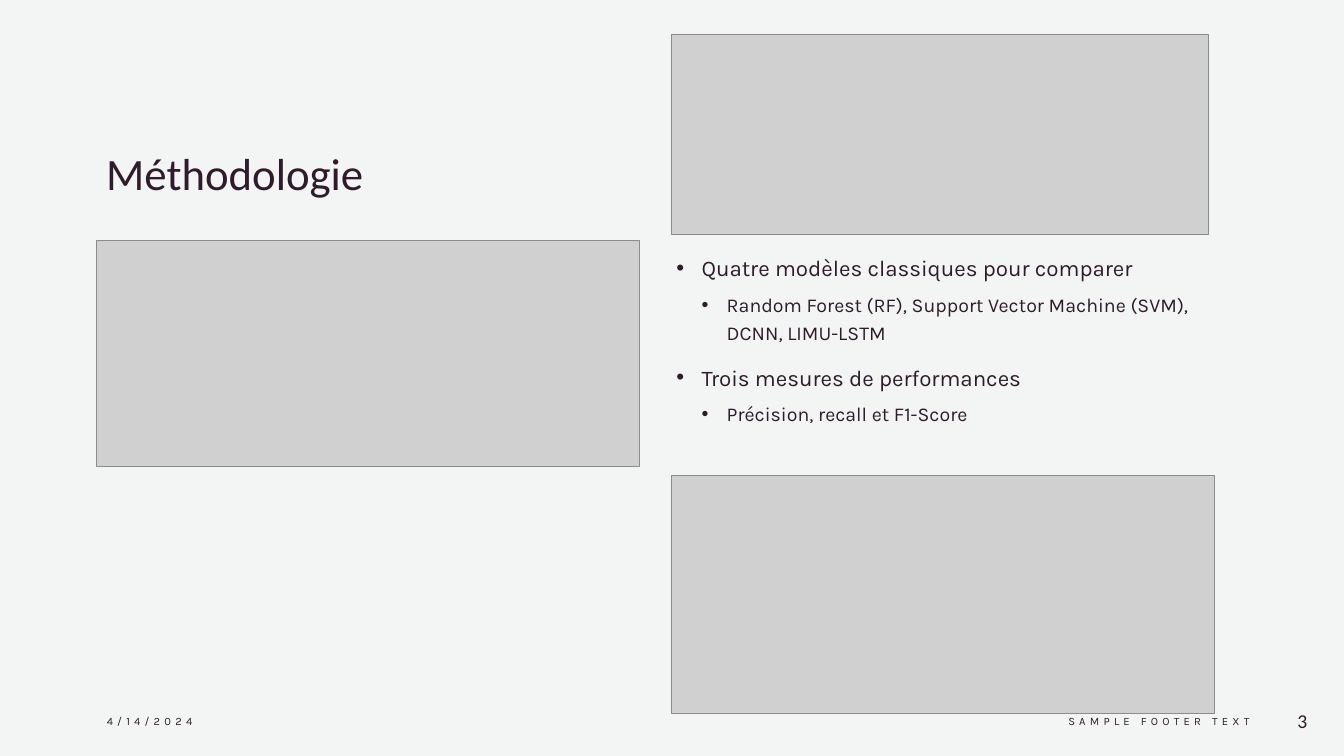
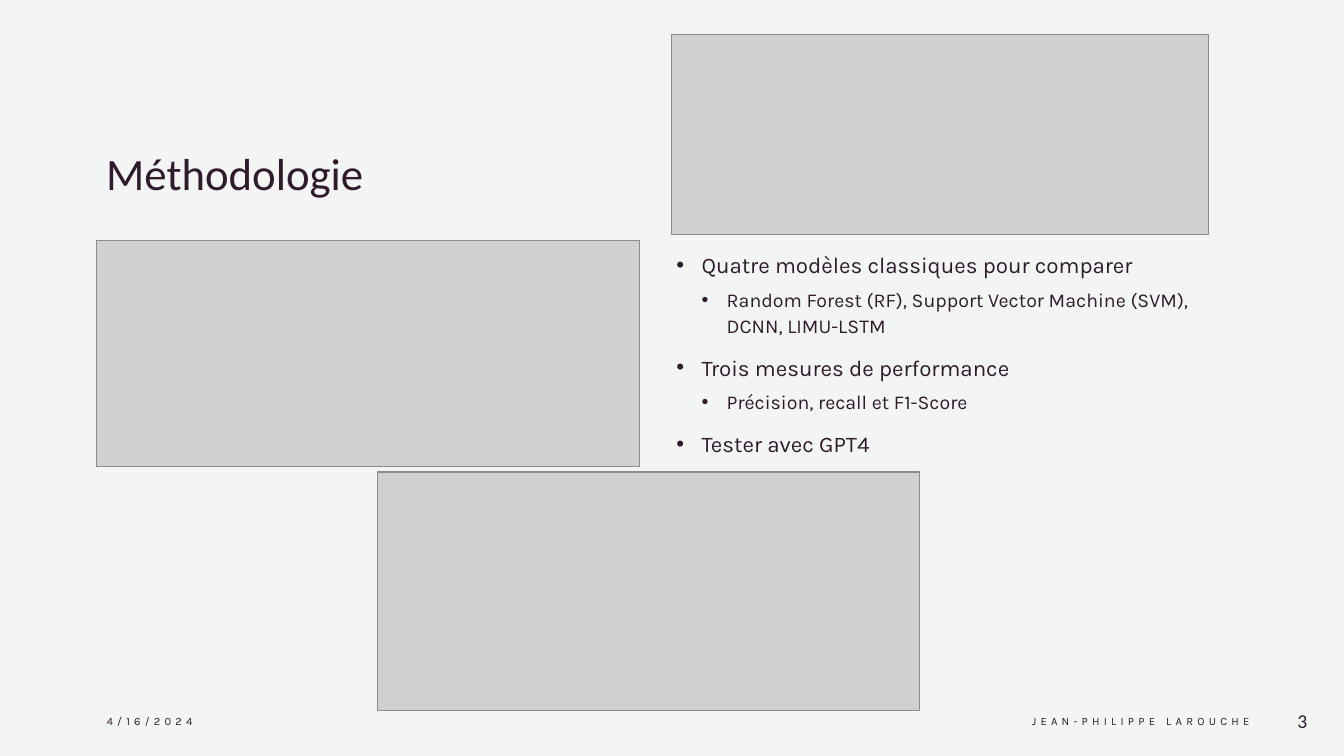
Before and after one commit to JPLUQAC/8INF892, a slide deck: slide 3 of Travaux/Presentation_Article/Resume_Article_LARJ07089501.pptx. Drawn at 1344x756 pixels with LibreOffice and Linux fonts; fonts in the diff are those of the drawing; grey boxes stand for pictures. Boxes give left, top, right and bottom in pixels: in the first picture for what was removed or moved away, otherwise in the second. Text is boxed around its words. In the diff, an @@ line names an element or a change of style, - is before the commit and + after.

```diff
--- a/Travaux/Presentation_Article/Resume_Article_LARJ07089501.pptx
+++ b/Travaux/Presentation_Article/Resume_Article_LARJ07089501.pptx
@@ text at [702,256,1189,411]: line spacing 1.2 to 1.1 @@
@@ text at [702,360,1009,382]: text changed @@
-• Trois mesures de performances
+• Trois mesures de performance
@@ text at [702,437,869,453]: paragraph added @@
+• Tester avec GPT4
@@ picture: place and size @@
-picture at [673,476,1215,714]
+picture at [377,472,920,710]
@@ text at [107,717,193,726]: text changed @@
-4/14/2024
+4/16/2024
@@ text at [1032,718,1249,725]: text changed @@
-SAMPLE FOOTER TEXT
+JEAN-PHILIPPE LAROUCHE
```
Also in this commit, not shown: 4 other slides changed, 45 other files.
